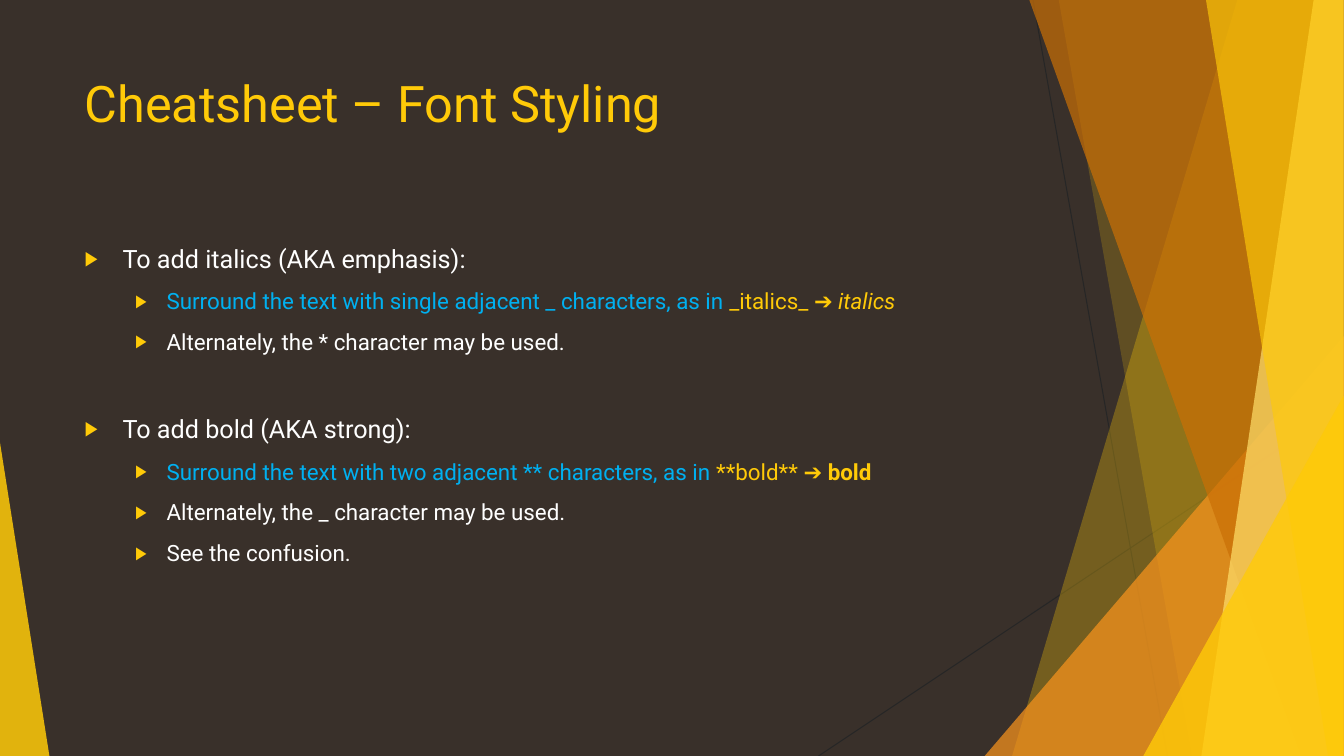
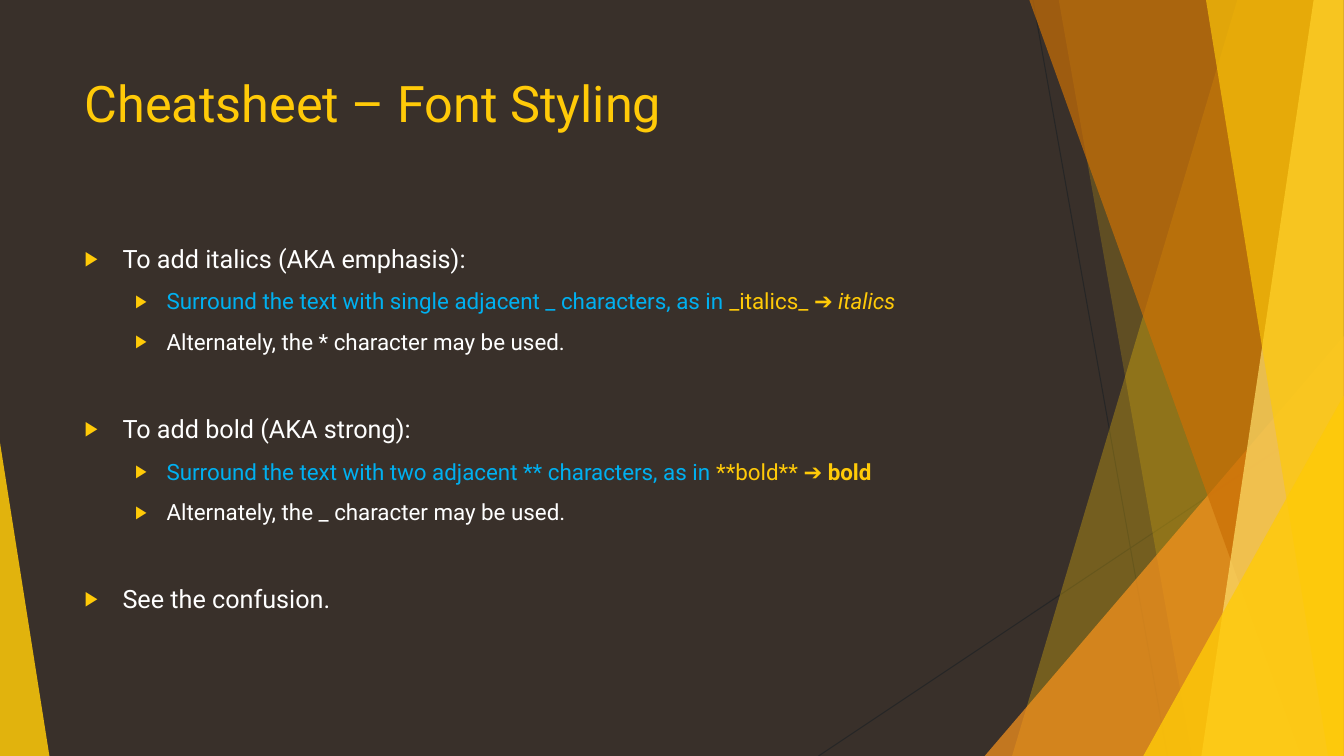
Before and after one commit to CanyonCasa/HomebrewCMS, a slide deck: slide 25 of documentation/HomebrewCMS.pptx (slide 22 before the commit). Drawn at 1344x756 pixels with LibreOffice and Linux fonts; fonts in the diff are those of the drawing. Boxes give left, top, right and bottom in pixels: in the first picture for what was removed or moved away, otherwise in the second. Text is boxed around its words. In the diff, an @@ line names an element or a change of style, - is before the commit and + after.

```diff
--- a/documentation/HomebrewCMS.pptx
+++ b/documentation/HomebrewCMS.pptx
@@ text at bbox=[123, 589, 330, 609]: size 16 to 18 pt in "See the confusion."; list level 2 to 1 in "See the confusion." @@
```
Also in this commit, not shown: 15 other slides changed, 3 slides added, 1 other file.
